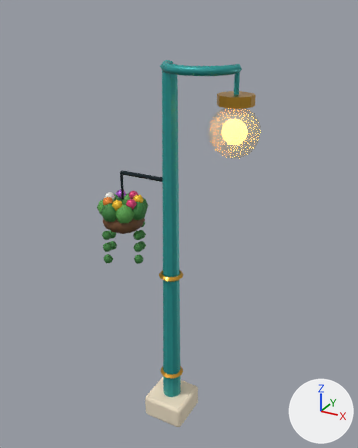
Renders of the glTF model godot/models/routes/rt_garden_lamp.glb from each side of a commit.
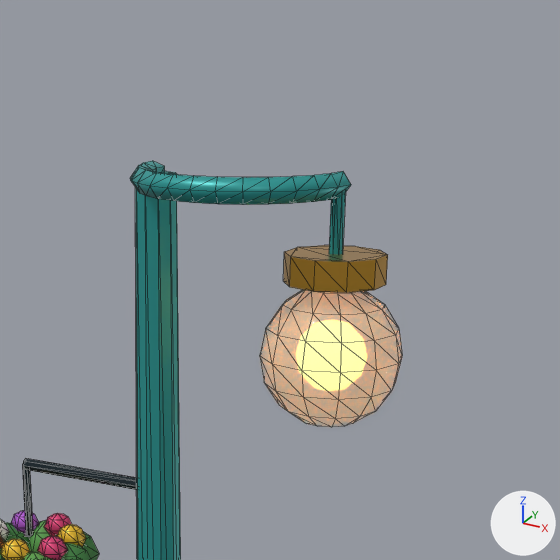
Old and new are each drawn whole from a 50 mm camera at (1.98, -3.45, 3.85) aimed at (0.04, 0.08, 2.08) and again close up on the part from 31% to 89% of the width and 0% to 46% of the height. Lighting does not change. The marker at lower right points along +X, +Y and +Z. The older version's two pictures come first. The close-ups show mesh edges as thin lines. Where no turn or scale is listed for an object, it has been applied to the vertices. Vertices at exactly the same position are counted once.

Objects in the first close-up: 'rt_garden_lamp_body'.
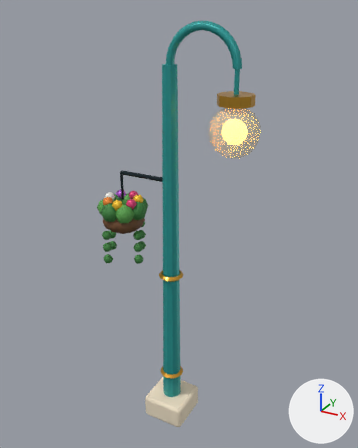
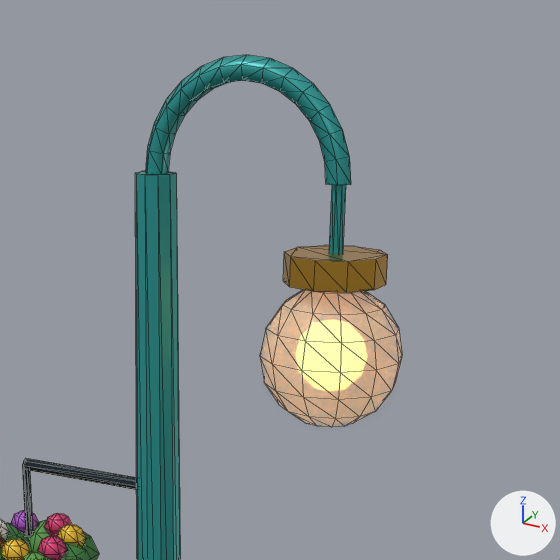
Location of each change, (x1, y1, x2, y2) in pixels of the close-ups (560 x 560 px; the box of a moved part takes in the faces that stretch with it):
```json
{"object": "rt_garden_lamp_body", "change": "reshaped", "before": [0, 161, 402, 560], "after": [0, 55, 402, 560]}
{"part": 1, "of": "me_rt_garden_lamp_body", "change": "moved or reshaped", "before": [130, 161, 351, 205], "after": [145, 55, 351, 185]}
```

Scene script edits in JSON lines:
```json
{"block": "me_rt_garden_lamp_body", "where": "# used by ob_rt_garden_lamp_body; location = (0.0, 0.0, 0.0)"}
{"op": "remove", "block": "me_rt_garden_lamp_body", "code": "me_rt_garden_lamp_body.from_pydata(...)  # 1025 vertices, 1900 faces; spans x -0.73..0.76, y -0.31..0.24, z 0.0..3.47"}
{"op": "add", "block": "me_rt_garden_lamp_body", "code": "me_rt_garden_lamp_body.from_pydata(...)  # 1025 vertices, 1900 faces; spans x -0.73..0.76, y -0.24..0.24, z 0.0..3.76"}
{"block": "me_rt_garden_lamp_body", "change": "me_rt_garden_lamp_body part 1: the loose piece of 75 vertices spanning x -0.03..0.6, y -0.31..0.0, z 3.41..3.47 is turned -90 degrees about the x axis through its middle, then moved by (0.0, 0.16, 0.16)"}
```
